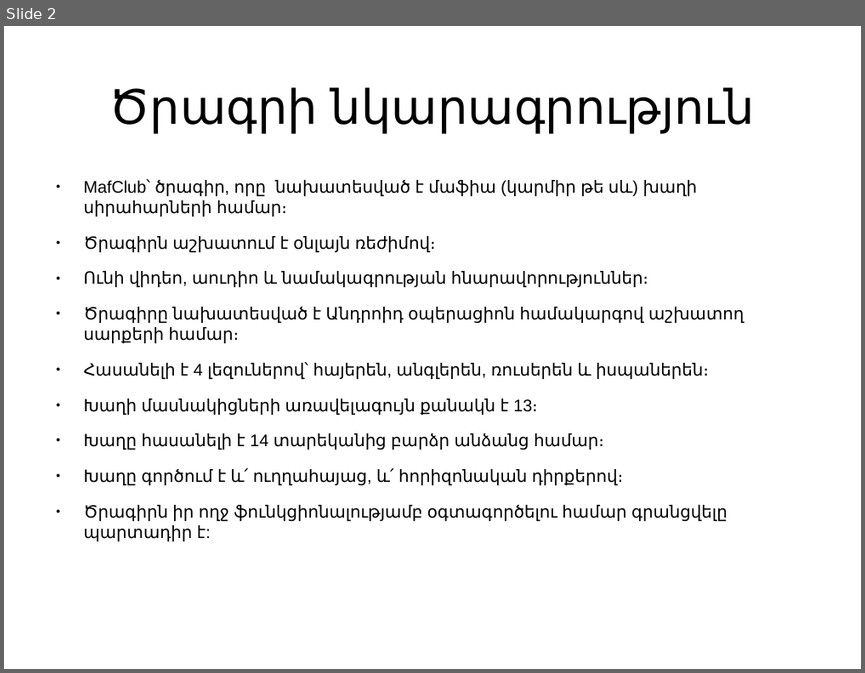
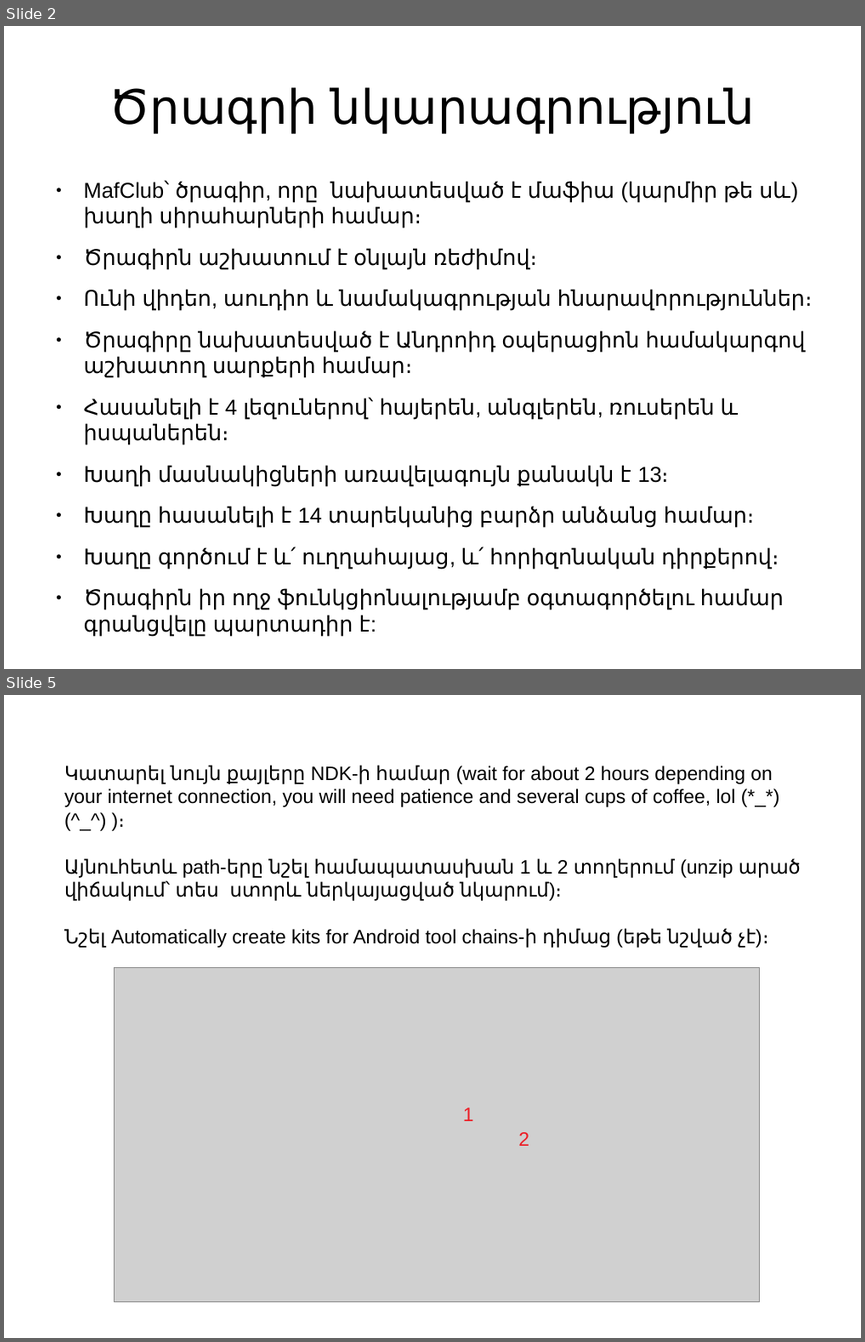
Before and after one commit to vanit-basic/instant_messenger, a slide deck: Documentation/Documentation.pptx. Shown one above the other, each under a label of ours: slide 2 before the commit, slides 2 and 5 after it; the slides between them are not shown. The pictures are 865x673 and 865x1342 pixels, drawn with LibreOffice and Linux fonts; fonts in the diff are those of the drawing; grey boxes stand for pictures; background and template pictures are left out. Boxes give left, top, right and bottom in pixels: in the first picture for what was removed or moved away, otherwise in the second. Text is boxed around its words. In the diff, an @@ line names an element or a change of style, - is before the commit and + after.

```diff
--- a/Documentation/Documentation.pptx
+++ b/Documentation/Documentation.pptx
@@ slide 5 added at (4, 695, 861, 1338), background picture (left out) @@
@@ text added at (64, 765, 800, 947), 18 pt, text #000000 @@
+Կատարել նույն քայլերը NDK-ի համար (wait for about 2 hours depending on your internet connection, you will need patience and several cups of coffee, lol (*_*) (^_^) )։
+Այնուհետև path-երը նշել համապատասխան 1 և 2 տողերում (unzip արած վիճակում՝ տես ստորև ներկայացված նկարում)։
+Նշել Automatically create kits for Android tool chains-ի դիմաց (եթե նշված չէ)։
@@ picture added at (114, 967, 759, 1301) @@
@@ text added at (463, 1107, 474, 1121), 18 pt, text #ED1C24 @@
+1
@@ text added at (518, 1132, 529, 1145), 18 pt, text #ED1C24 @@
+2
@@ slide 2 changed as well @@
@@ text "MafClub՝ ծրագիր, որը նախատեսված է ..." at (84, 180, 812, 636): size 15.6 to 20 pt @@
```
Also in this commit, not shown: 3 other slides changed, 6 other slides added, 1 other file.
